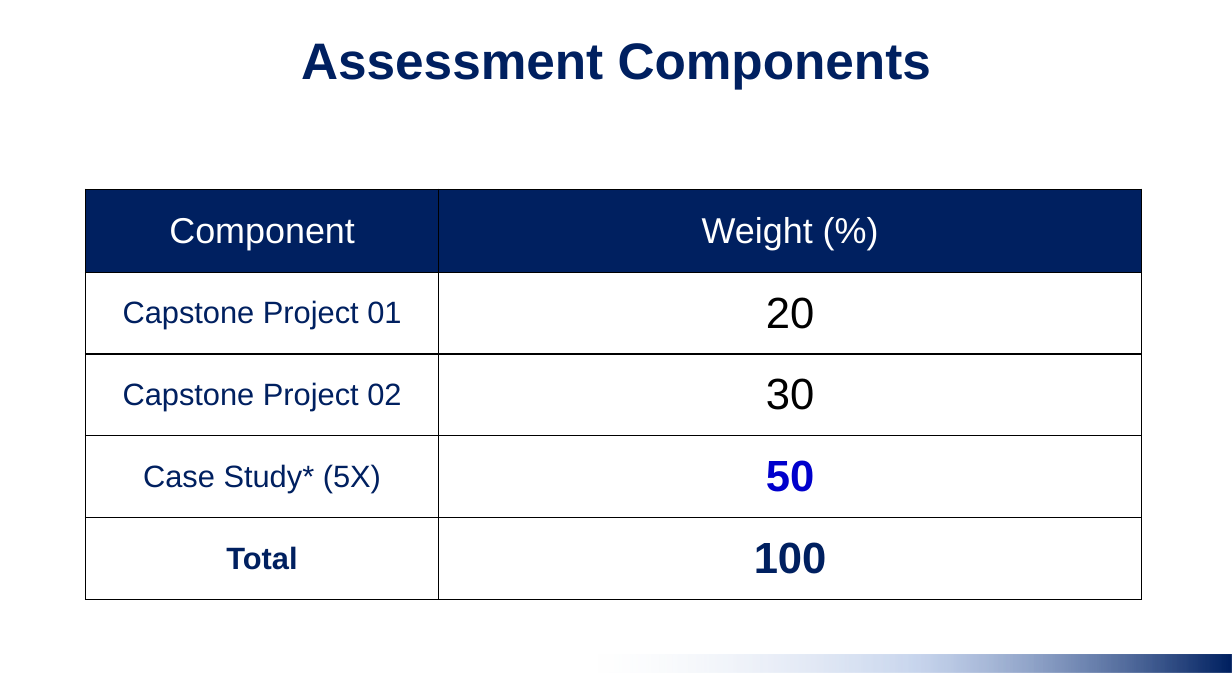
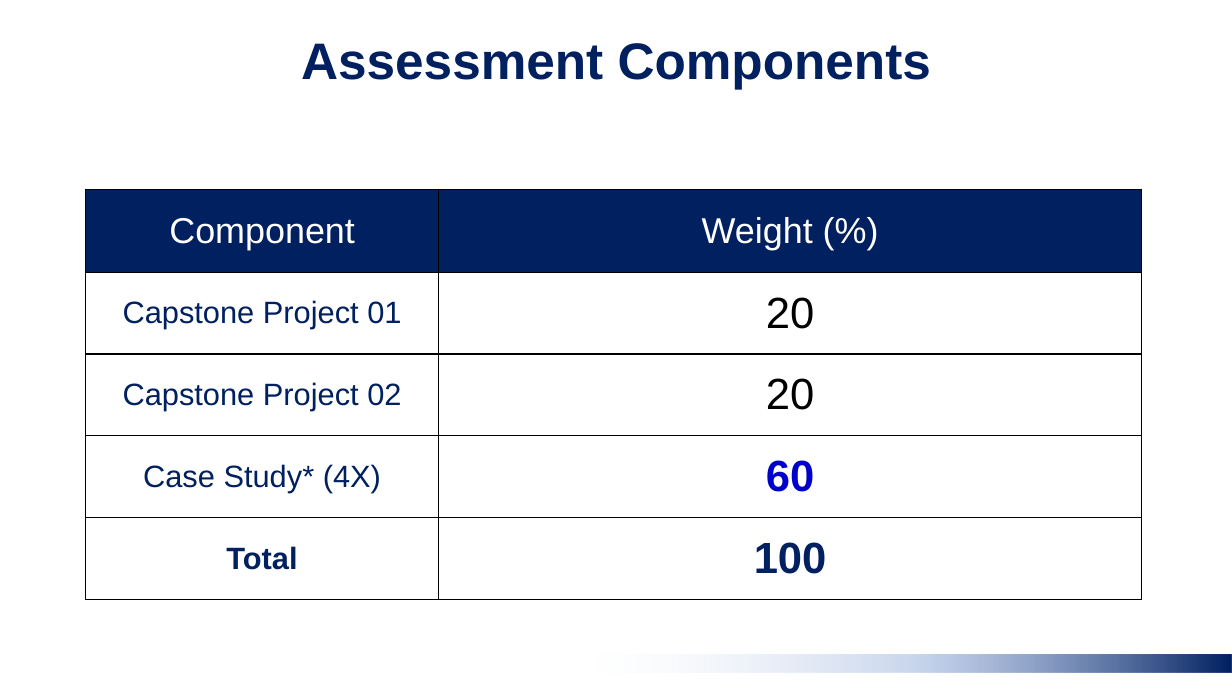
Before and after one commit to taudataanalytics/Data-Mining--Penambangan-Data--Ganjil-2024, a slide deck: slide 15 of Data Mining 00 - Study Contract - odd Sem 2024.pptx. Drawn at 1232x693 pixels with LibreOffice and Linux fonts; fonts in the diff are those of the drawing; background and template pictures are left out. Boxes give left, top, right and bottom in pixels: in the first picture for what was removed or moved away, otherwise in the second. Text is boxed around its words. In the diff, an @@ line names an element or a change of style, - is before the commit and + after.

```diff
--- a/Data Mining 00 - Study Contract - odd Sem 2024.pptx
+++ b/Data Mining 00 - Study Contract - odd Sem 2024.pptx
@@ table at [85,189,1141,600] @@
-row 3, column 2: 30
+row 3, column 2: 20
-row 4, column 1: Case Study* (5X)
+row 4, column 1: Case Study* (4X)
-row 4, column 2: 50
+row 4, column 2: 60
```
